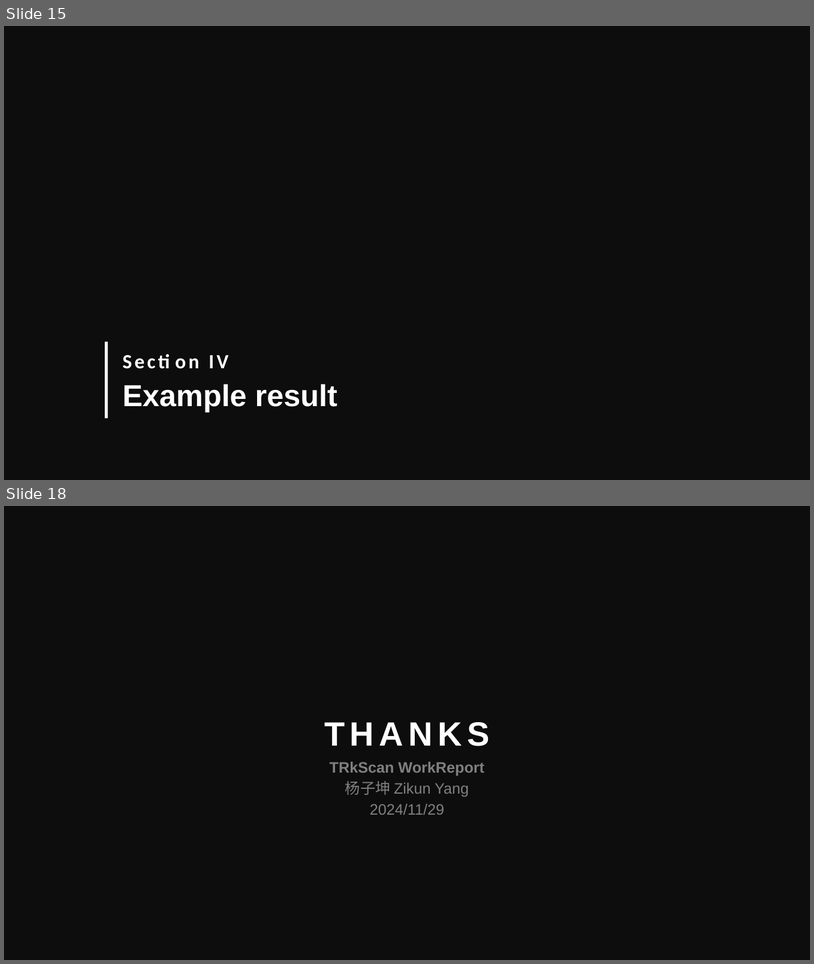
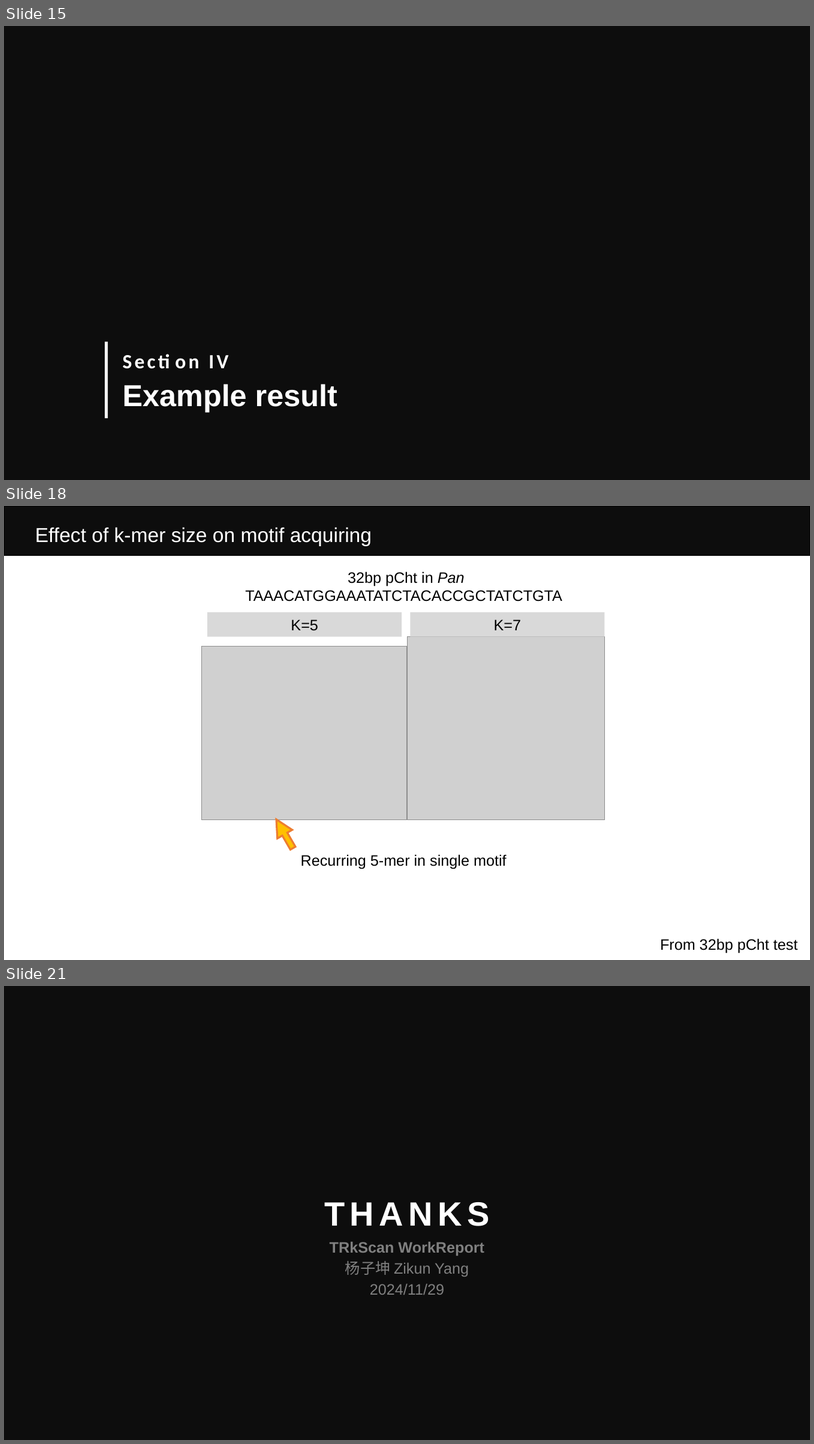
Before and after one commit to Eric-Y-S/TRkScan, a slide deck: WorkReport.pptx. Shown one above the other, each under a label of ours: slides 15 and 18 before the commit, slides 15, 18 and 21 after it; the slides between them are not shown. The pictures are 814x964 and 814x1444 pixels, drawn with LibreOffice and Linux fonts; fonts in the diff are those of the drawing; grey boxes stand for pictures; background and template pictures are left out. Boxes give left, top, right and bottom in pixels: in the first picture for what was removed or moved away, otherwise in the second. Text is boxed around its words. In the diff, an @@ line names an element or a change of style, - is before the commit and + after.

Commit message:
v0.1 after test

```diff
--- a/WorkReport.pptx
+++ b/WorkReport.pptx
@@ slide 18 added at (x1=4, y1=506, x2=810, y2=960), background #FFFFFF; not listed: 1 template element that a slide beside it also shows @@
@@ text added at (x1=35, y1=527, x2=372, y2=546), 24 pt, text #FFFFFF @@
+Effect of k-mer size on motif acquiring
@@ text added at (x1=245, y1=571, x2=563, y2=601), 18 pt, text #000000 @@
+32bp pCht in Pan
+TAAACATGGAAATATCTACACCGCTATCTGTA
@@ rectangle added at (x1=208, y1=612, x2=402, y2=637), fill #D9D9D9, 18 pt, text #000000 @@
+K=5
@@ rectangle added at (x1=411, y1=612, x2=605, y2=637), fill #D9D9D9, 18 pt, text #000000 @@
+K=7
@@ picture added at (x1=202, y1=646, x2=408, y2=820) @@
@@ picture added at (x1=408, y1=637, x2=605, y2=820) @@
@@ down arrow added at (x1=269, y1=815, x2=300, y2=852), fill #FFC000, outline #ED7D31 2.25 pt @@
@@ text added at (x1=301, y1=854, x2=507, y2=868), 18 pt, text #000000 @@
+Recurring 5-mer in single motif
@@ text added at (x1=660, y1=938, x2=798, y2=953), 18 pt, text #000000 @@
+From 32bp pCht test
@@ what was slide 18 is now slide 21 @@
```
Also in this commit, not shown: 2 slides changed, 3 other slides added, 1 slide removed, 10 other files.
